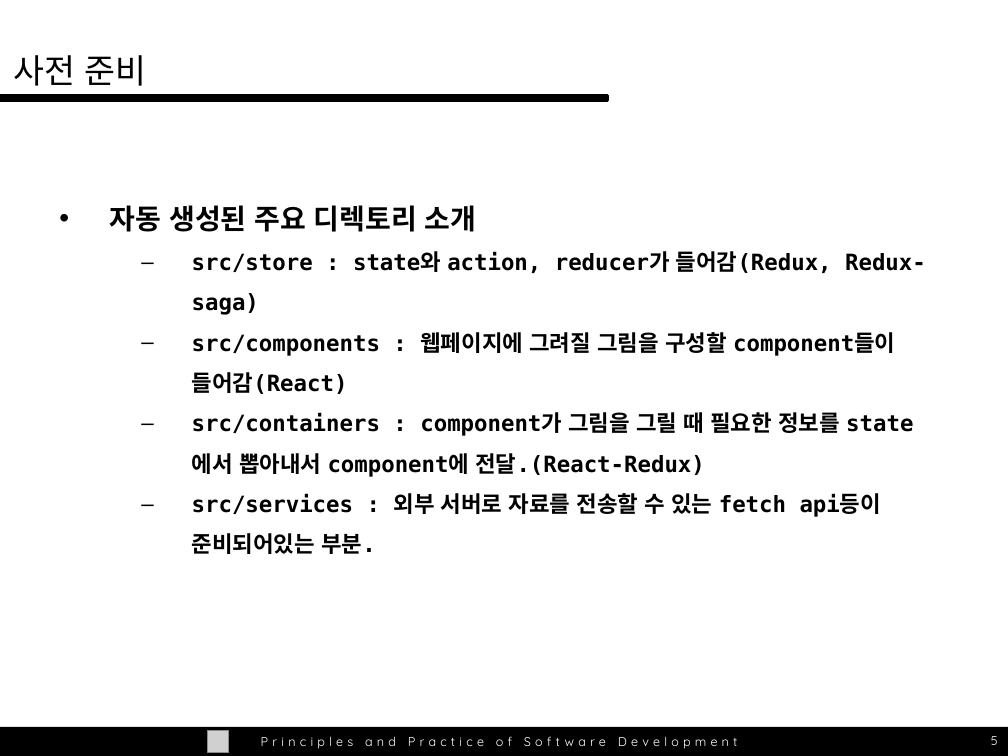
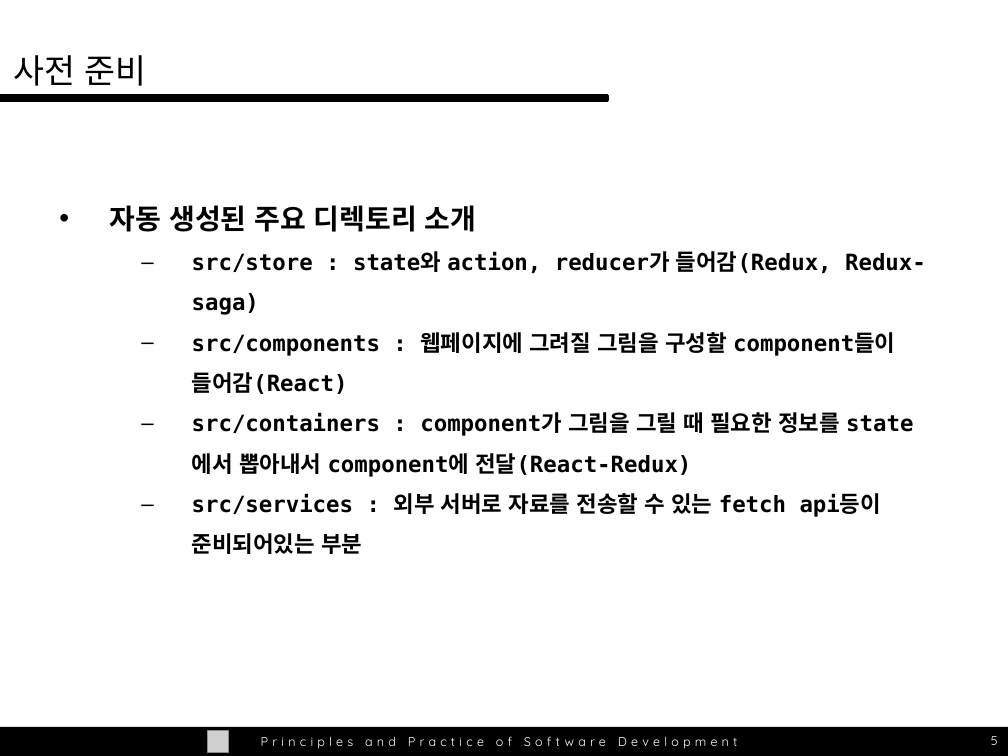
Before and after one commit to wlxyzlw/swpp201701, a slide deck: slide 5 of ta-session/swpp_04.10_redux.pptx. Drawn at 1008x756 pixels with LibreOffice and Linux fonts; fonts in the diff are those of the drawing; grey boxes stand for pictures. Boxes give left, top, right and bottom in pixels: in the first picture for what was removed or moved away, otherwise in the second. Text is boxed around its words. In the diff, an @@ line names an element or a change of style, - is before the commit and + after.

```diff
--- a/ta-session/swpp_04.10_redux.pptx
+++ b/ta-session/swpp_04.10_redux.pptx
@@ text at [192,412,882,554]: text changed @@
-  – src/containers : component가 그림을 그릴 때 필요한 정보를 state에서 뽑아내서 component에 전달.(React-Redux)
-  – src/services : 외부 서버로 자료를 전송할 수 있는 fetch api등이 준비되어있는 부분.
+  – src/containers : component가 그림을 그릴 때 필요한 정보를 state에서 뽑아내서 component에 전달(React-Redux)
+  – src/services : 외부 서버로 자료를 전송할 수 있는 fetch api등이 준비되어있는 부분
```
Also in this commit, not shown: 29 other slides changed, 1 slide removed.
